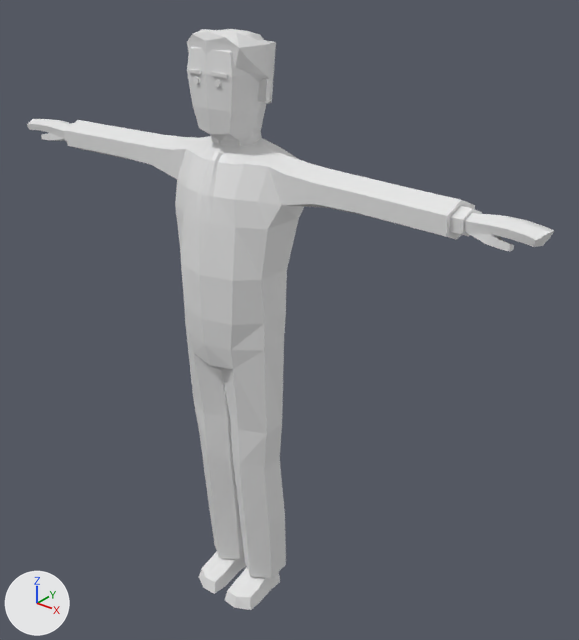
The glTF model assets/example_game/people/main_character.glb as it was, and as the next commit left it.
Before and after are seen from a camera (50 mm lens) standing at (7.19, -7.21, 10.01) and looking at (0.51, 1.14, 4.83). The axes (+X, +Y, +Z) are drawn at lower left. The lights are the same throughout.

The first picture shows 'Joe'.
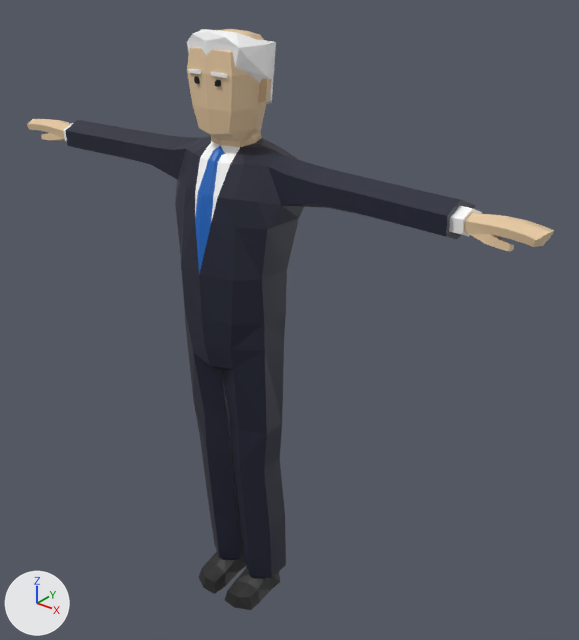
The newer file is also turned or shifted as a whole; pictures and numbers use the older file's frame.

Changed parts and their boxes [x1, y1, x2, y2] in the pictures (579 x 640 px):
'Joe', recoloured: [27, 29, 554, 610] in both

What the commit changed:
Picture 'pal' (img_pal) is new.
Material 'Material' (mat_material) is new.
Its texture is img_pal.
me_joe has 531 vertices, 1010 faces and spans x -4.4..4.4, y -0.17..1.18, z 0.02..8.92.
me_joe now uses material mat_material (picture img_pal).
